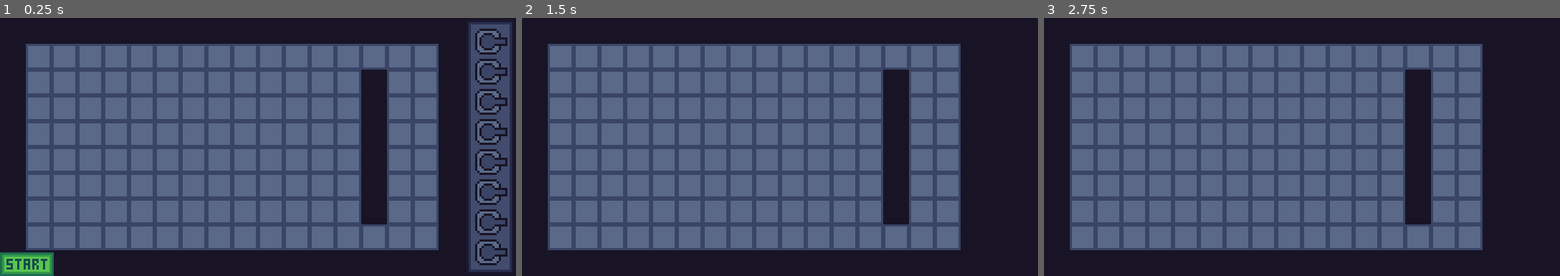
Above: before the commit, frames 1-3 (left to right).
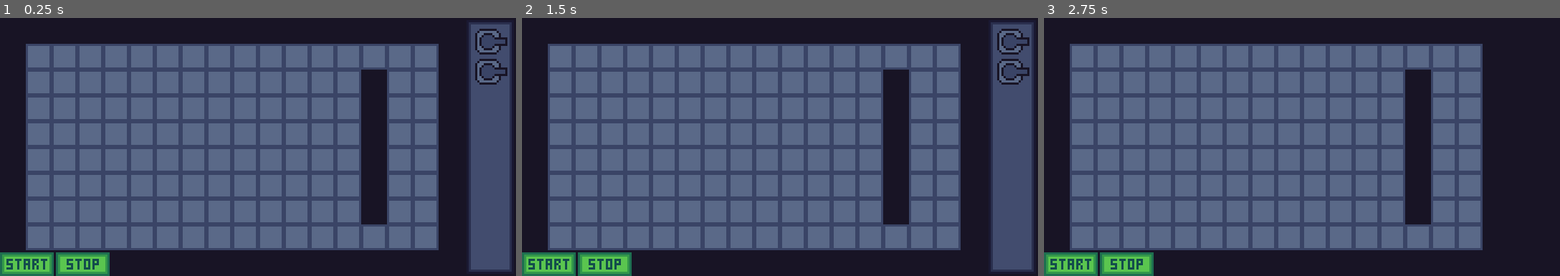
Above: after the commit, the same moments.

Repository: mariothedog/brackeys-game-jam
Game: Godot game, scene res://game/game.tscn
The game is run twice, just before and just after one commit, with the same random seed, the same clock (stepped at 60 frames per second) and the same inputs.
Inputs (mouse positions are in pixels of both pictures, inside the frame that each line leads up to):
- Up to frame 1 (0.25 s): no input
- Up to frame 2 (1.5 s): click (547, 263) at 0.5 s; click (604, 263) at 1.27 s
- Up to frame 3 (2.75 s): click (1069, 263) at 2.02 s

The runs differ from the first frame. In frame 1, 3.1% of the frame differs, in the area x 10-99%, y 27-100%; in frame 2, 9.5%, in the area x 0-100%, y 1-100%; in frame 3, 1.9%.

Commit message:
Add stop button

Diff:
--- /dev/null
+++ b/src/autoload/utility.gd
@@ -0,0 +1,5 @@
+class_name Util
+
+static func queue_free_children(node: Node) -> void:
+	for child in node.get_children():
+		child.queue_free()
--- a/src/draggable_turret/draggable_turret.gd
+++ b/src/draggable_turret/draggable_turret.gd
@@ -1,11 +1,11 @@
 extends TextureButton
+
+signal reset
 
 onready var gun: Sprite = $Gun
 onready var base: Position2D = $Base
 onready var sight_lines: Node2D = $Gun/SightLines
 onready var sight_blocker_collider: CollisionShape2D = $SightBlocker/CollisionShape2D
-
-var turret_item: TextureRect
 
 var default_global_pos: Vector2
 var level := 1 setget _set_level
@@ -14,6 +14,11 @@
 func reset() -> void:
 	rect_global_position = default_global_pos
 	gun.rotation = 0
+	self.level = 1
+	visible = true
+	if is_in_group("placed_draggable_turrets"):
+		remove_from_group("placed_draggable_turrets")
+	emit_signal("reset")
 
 
 func enable_sight_lines() -> void:
--- a/src/game/draggable_items.gd
+++ b/src/game/draggable_items.gd
@@ -20,6 +20,7 @@
 		turret.rect_position = pos
 		assert(turret.connect("button_down", self, "_on_draggable_turret_button_down", [turret]) == OK)
 		assert(turret.connect("button_up", self, "_on_draggable_turret_button_up", [turret]) == OK)
+		assert(turret.connect("reset", self, "_on_draggable_turret_reset") == OK)
 		draggable_turrets.add_child(turret)
 
 
@@ -42,3 +43,7 @@
 func _on_draggable_turret_button_up(turret: TextureButton) -> void:
 	_update_inventory()
 	emit_signal("draggable_turret_button_up", turret)
+
+
+func _on_draggable_turret_reset() -> void:
+	_update_inventory()
--- a/src/game/game.gd
+++ b/src/game/game.gd
@@ -95,7 +95,6 @@
 
 func _on_Inventory_draggable_turret_button_down(turret: TextureButton) -> void:
 	turret.raise()
-#	turret.turret_item.visible = false
 	turret.disable_sight_lines()
 
 	_drag_offset = -turret.base.position
@@ -133,15 +132,20 @@
 
 
 func _on_HUD_start_pressed() -> void:
-	hud.hide()
 	inventory.visible = false
-	for item in get_tree().get_nodes_in_group("placed_draggable_turrets"):
-		if not item.visible:
-			item.reset()
+	for turret in get_tree().get_nodes_in_group("placed_draggable_turrets"):
+		if not turret.visible:
+			turret.reset()
 			continue
-		var pos: Vector2 = item.rect_global_position + item.base.position
-		_place_turret(pos, item.gun.rotation, item.level)
-		item.reset()
+		var pos: Vector2 = turret.rect_global_position + turret.base.position
+		_place_turret(pos, turret.gun.rotation, turret.level)
+		turret.reset()
+
+
+func _on_HUD_stop_pressed() -> void:
+	inventory.visible = true
+	Util.queue_free_children(turrets)
+	Util.queue_free_children(bullets)
 
 
 func _on_bullet_spawned(bullet: Area2D) -> void:
--- a/src/game/game.tscn
+++ b/src/game/game.tscn
@@ -25,7 +25,7 @@
 position = Vector2( 217, 1 )
 z_index = 1
 script = ExtResource( 4 )
-num_turrets = 8
+num_turrets = 2
 
 [node name="Background" type="NinePatchRect" parent="Inventory"]
 margin_right = 22.0
@@ -46,3 +46,4 @@
 [connection signal="draggable_turret_button_down" from="Inventory" to="." method="_on_Inventory_draggable_turret_button_down"]
 [connection signal="draggable_turret_button_up" from="Inventory" to="." method="_on_Inventory_draggable_turret_button_up"]
 [connection signal="start_pressed" from="HUD" to="." method="_on_HUD_start_pressed"]
+[connection signal="stop_pressed" from="HUD" to="." method="_on_HUD_stop_pressed"]
--- a/src/project.godot
+++ b/src/project.godot
@@ -8,9 +8,14 @@
 
 config_version=4
 
-_global_script_classes=[  ]
+_global_script_classes=[ {
+"base": "Reference",
+"class": "Util",
+"language": "GDScript",
+"path": "res://autoload/utility.gd"
+} ]
 _global_script_class_icons={
-
+"Util": ""
 }
 
 [application]
--- a/src/ui/hud/hud.gd
+++ b/src/ui/hud/hud.gd
@@ -1,13 +1,24 @@
 extends CanvasLayer
 
 signal start_pressed
+signal stop_pressed
 
-onready var control: Control = $Control
+onready var start: TextureButton = $Control/Buttons/Start
+onready var stop: TextureButton = $Control/Buttons/Stop
 
 
-func hide() -> void:
-	control.visible = false
+func _ready() -> void:
+	start.disabled = false
+	stop.disabled = true
 
 
 func _on_Start_pressed() -> void:
+	start.disabled = true
+	stop.disabled = false
 	emit_signal("start_pressed")
+
+
+func _on_Stop_pressed() -> void:
+	start.disabled = false
+	stop.disabled = true
+	emit_signal("stop_pressed")
--- a/src/ui/hud/hud.tscn
+++ b/src/ui/hud/hud.tscn
@@ -1,9 +1,12 @@
-[gd_scene load_steps=5 format=2]
+[gd_scene load_steps=8 format=2]
 
+[ext_resource path="res://ui/hud/stop/stop_pressed.png" type="Texture" id=1]
 [ext_resource path="res://ui/hud/hud.gd" type="Script" id=2]
 [ext_resource path="res://ui/hud/start/start_normal.png" type="Texture" id=3]
 [ext_resource path="res://ui/hud/start/start_hover.png" type="Texture" id=4]
 [ext_resource path="res://ui/hud/start/start_pressed.png" type="Texture" id=5]
+[ext_resource path="res://ui/hud/stop/stop_normal.png" type="Texture" id=6]
+[ext_resource path="res://ui/hud/stop/stop_hover.png" type="Texture" id=7]
 
 [node name="HUD" type="CanvasLayer"]
 script = ExtResource( 2 )
@@ -16,10 +19,19 @@
 "_edit_use_anchors_": false
 }
 
-[node name="Start" type="TextureButton" parent="Control"]
-margin_top = 109.0
+[node name="Buttons" type="HBoxContainer" parent="Control"]
+anchor_top = 1.0
+anchor_bottom = 1.0
+margin_top = -11.0
+margin_right = 51.0
+custom_constants/separation = 1
+__meta__ = {
+"_edit_use_anchors_": false
+}
+
+[node name="Start" type="TextureButton" parent="Control/Buttons"]
 margin_right = 25.0
-margin_bottom = 120.0
+margin_bottom = 11.0
 size_flags_horizontal = 0
 size_flags_vertical = 8
 texture_normal = ExtResource( 3 )
@@ -28,4 +40,18 @@
 __meta__ = {
 "_edit_use_anchors_": false
 }
-[connection signal="pressed" from="Control/Start" to="." method="_on_Start_pressed"]
+
+[node name="Stop" type="TextureButton" parent="Control/Buttons"]
+margin_left = 26.0
+margin_right = 51.0
+margin_bottom = 11.0
+size_flags_horizontal = 0
+size_flags_vertical = 8
+texture_normal = ExtResource( 6 )
+texture_pressed = ExtResource( 1 )
+texture_hover = ExtResource( 7 )
+__meta__ = {
+"_edit_use_anchors_": false
+}
+[connection signal="pressed" from="Control/Buttons/Start" to="." method="_on_Start_pressed"]
+[connection signal="pressed" from="Control/Buttons/Stop" to="." method="_on_Stop_pressed"]
Binary file changed: src/ui/hud/start/start_normal.png
Binary file added: src/ui/hud/stop/stop_hover.png
Not shown, added: src/ui/hud/stop/stop_hover.png.import
Binary file added: src/ui/hud/stop/stop_normal.png
Not shown, added: src/ui/hud/stop/stop_normal.png.import
Binary file added: src/ui/hud/stop/stop_pressed.png
Not shown, added: src/ui/hud/stop/stop_pressed.png.import
